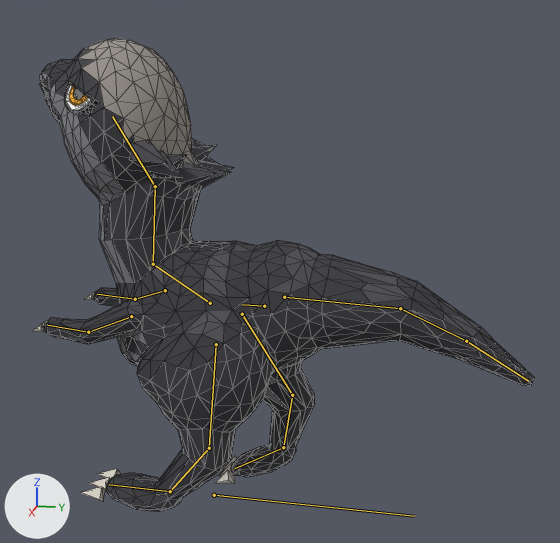
The glTF model assets/characters/ram/ram_rigged.glb: old version first, new version second.
Camera for both pictures: a camera (50 mm lens) standing at (2.84, 0.62, 1.69) and looking at (-0.01, 0.05, 0.98). Lighting does not change. The marker at lower left points along +X, +Y and +Z. The picture after the commit comes second. Both versions are drawn at frame 10 of the action 'Attack_Uppercut'; the numbers are the values there. The bones that bend it are drawn over the model as lines. Mesh edges are drawn as thin lines.

In view in the first picture: 'Ram'.
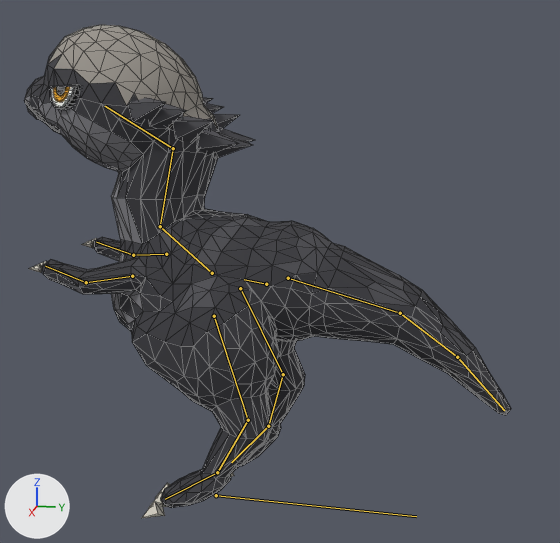
Changed parts and their boxes (x1, y1, x2, y2) in the pictures (560 x 543 px):
'Ram', posed
    before: (32, 38, 534, 512)
    after: (24, 25, 511, 518)
bone 'root', root to tip
    before: (214, 495) to (414, 516)
    after: (216, 495) to (416, 516)
bone 'pelvis', root to tip
    before: (264, 306) to (242, 304)
    after: (266, 284) to (244, 279)
bone 'arm.L', root to tip
    before: (131, 316) to (88, 332)
    after: (132, 276) to (86, 282)
bone 'arm.R', root to tip
    before: (165, 290) to (135, 299)
    after: (166, 254) to (133, 255)
bone 'head', root to tip
    before: (155, 186) to (112, 116)
    after: (173, 148) to (105, 106)
bone 'tail.1', root to tip
    before: (284, 297) to (400, 308)
    after: (288, 278) to (400, 313)
bone 'tail.3', root to tip
    before: (466, 341) to (528, 381)
    after: (457, 357) to (504, 410)
bone 'thigh.L', root to tip
    before: (216, 344) to (209, 448)
    after: (214, 316) to (248, 420)
bone 'shin.L', root to tip
    before: (209, 448) to (170, 491)
    after: (248, 420) to (217, 472)
bone 'foot.L', root to tip
    before: (170, 491) to (109, 484)
    after: (217, 472) to (165, 499)
bone 'thigh.R', root to tip
    before: (242, 314) to (292, 395)
    after: (240, 288) to (283, 374)
bone 'foot.R', root to tip
    before: (283, 447) to (234, 468)
    after: (268, 426) to (231, 462)

What the commit changed:
Bone 'root' (bone_root) moves from (0.0, -0.232, 0.0) to (0.0, -0.224, 0.0).
Bone 'pelvis' (bone_pelvis) moves from (0.0, 0.0, 0.041) to (0.0, 0.0, 0.129).
Bone 'pelvis' (bone_pelvis) turns from (0, 0, 0) to (9, 0, 0) degrees about its own x, y and z.
Bone 'arm.L' (bone_arm_l) turns from (-18, -7, -9) to (-22, -9, -10) degrees about its own x, y and z.
Bone 'arm.R' (bone_arm_r) turns from (-18, 7, 9) to (-22, 9, 10) degrees about its own x, y and z.
Bone 'head' (bone_head) turns from (26, 0, 0) to (-11, 0, 0) degrees about its own x, y and z.
Bone 'tail.1' (bone_tail_1) turns from (-10, 0, 0) to (-14, 0, 0) degrees about its own x, y and z.
Bone 'tail.3' (bone_tail_3) turns from (0, 0, 0) to (-4, 0, 0) degrees about its own x, y and z.
Bone 'thigh.L' (bone_thigh_l) turns from (-20, -1, 0) to (11, 0, 0) degrees about its own x, y and z.
Bone 'shin.L' (bone_shin_l) turns from (11, 0, 1) to (0, 0, 0) degrees about its own x, y and z.
Bone 'foot.L' (bone_foot_l) turns from (-1, 0, 0) to (21, 0, 0) degrees about its own x, y and z.
Bone 'thigh.R' (bone_thigh_r) turns from (16, -1, -1) to (19, -1, -1) degrees about its own x, y and z.
Bone 'foot.R' (bone_foot_r) turns from (-1, 0, 0) to (25, 0, 0) degrees about its own x, y and z.
